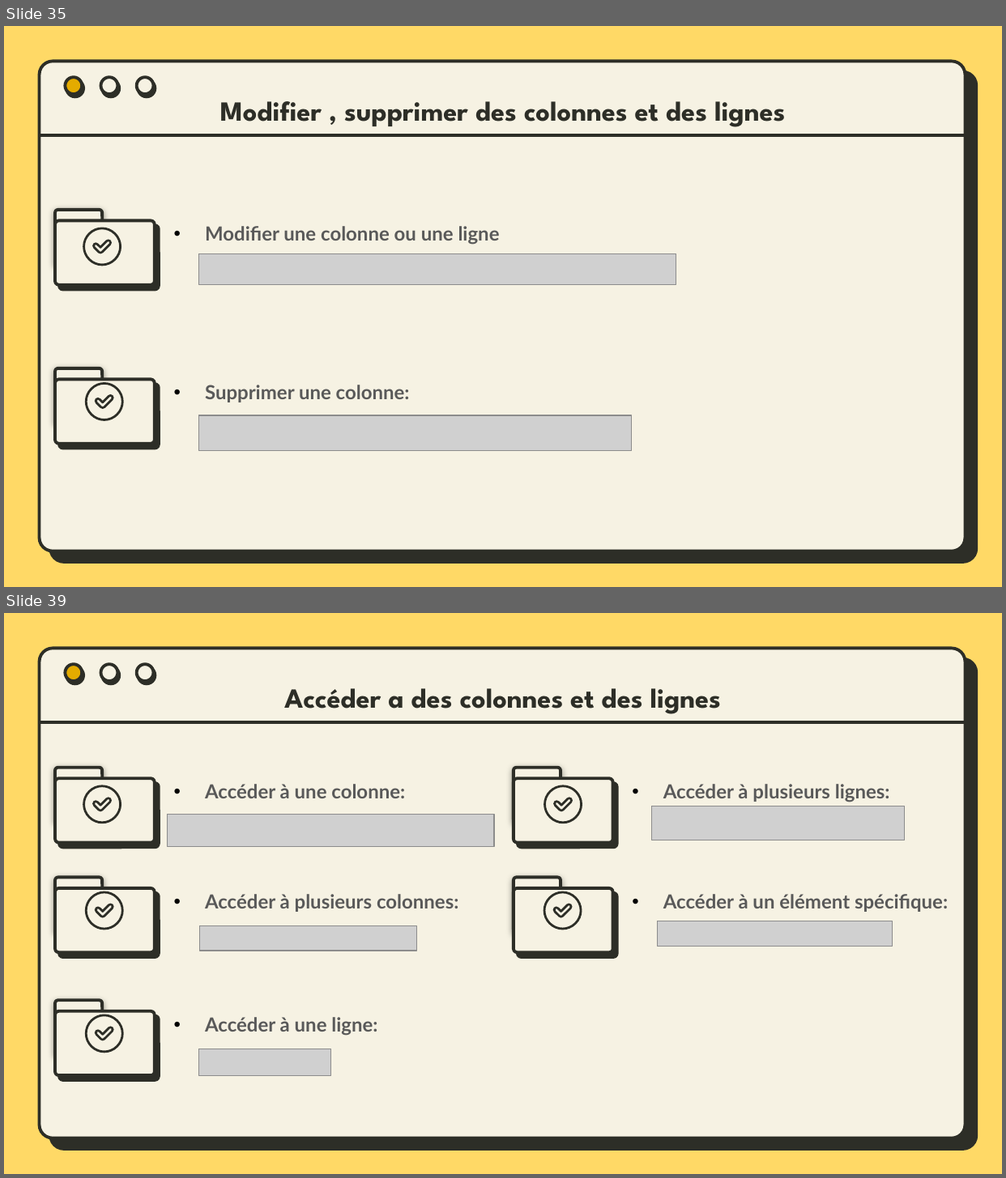
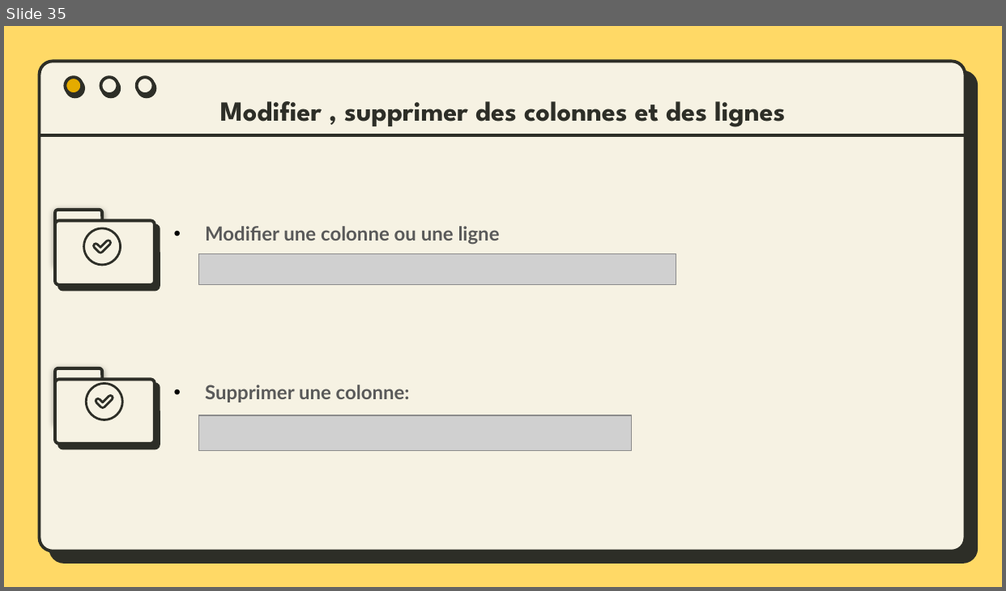
Before and after one commit to bydevmar/Master_MASD_FPO, a slide deck: SEMESTER 1/Modélisation avec Python/M- Pandas/Presentation/Pandas.pptx. Shown one above the other, each under a label of ours: slides 35 and 39 before the commit, slide 35 after it; the slides between them are not shown. The pictures are 1006x1178 and 1006x591 pixels, drawn with LibreOffice and Linux fonts; fonts in the diff are those of the drawing; grey boxes stand for pictures. Boxes give left, top, right and bottom in pixels: in the first picture for what was removed or moved away, otherwise in the second. Text is boxed around its words. In the diff, an @@ line names an element or a change of style, - is before the commit and + after.

```diff
--- a/SEMESTER 1/Modélisation avec Python/M- Pandas/Presentation/Pandas.pptx
+++ b/SEMESTER 1/Modélisation avec Python/M- Pandas/Presentation/Pandas.pptx
@@ slide 39 removed at (4,613,1002,1174), background #FFD966; not listed: 5 template elements that a slide beside it also shows @@
@@ title removed at (284,688,721,714) @@
-Accéder a des colonnes et des lignes
@@ rounded rectangle removed at (55,768,102,823) @@
@@ rounded rectangle removed at (55,779,155,842) @@
@@ rounded rectangle removed at (513,768,560,823) @@
@@ rounded rectangle removed at (513,779,613,842) @@
@@ freeform shape removed at (83,785,121,824) @@
@@ freeform shape removed at (91,798,112,812) @@
@@ text removed at (205,784,405,798) @@
-    • Accéder à une colonne:
@@ freeform shape removed at (544,785,583,824) @@
@@ freeform shape removed at (553,798,573,812) @@
@@ picture removed at (652,807,904,841) @@
@@ text removed at (663,784,890,803) @@
-    • Accéder à plusieurs lignes:
@@ picture removed at (167,815,494,846) @@
@@ rounded rectangle removed at (55,877,102,932) @@
@@ rounded rectangle removed at (513,877,560,932) @@
@@ rounded rectangle removed at (55,888,155,952) @@
@@ freeform shape removed at (85,892,124,931) @@
@@ freeform shape removed at (94,904,114,918) @@
@@ text removed at (205,894,458,912) @@
-    • Accéder à plusieurs colonnes:
@@ rounded rectangle removed at (513,888,613,952) @@
@@ freeform shape removed at (543,892,582,931) @@
@@ freeform shape removed at (553,904,573,918) @@
@@ text removed at (663,894,948,912) @@
-    • Accéder à un élément spécifique:
@@ picture removed at (199,926,417,950) @@
@@ picture removed at (658,922,892,946) @@
@@ rounded rectangle removed at (55,1000,102,1055) @@
@@ rounded rectangle removed at (55,1012,155,1075) @@
@@ freeform shape removed at (85,1014,124,1053) @@
@@ text removed at (205,1017,377,1036) @@
-    • Accéder à une ligne:
@@ freeform shape removed at (94,1026,114,1041) @@
@@ picture removed at (198,1049,330,1076) @@
```
Also in this commit, not shown: 1 slide changed, 1 slide added, 2 other slides removed, 1 other file.
